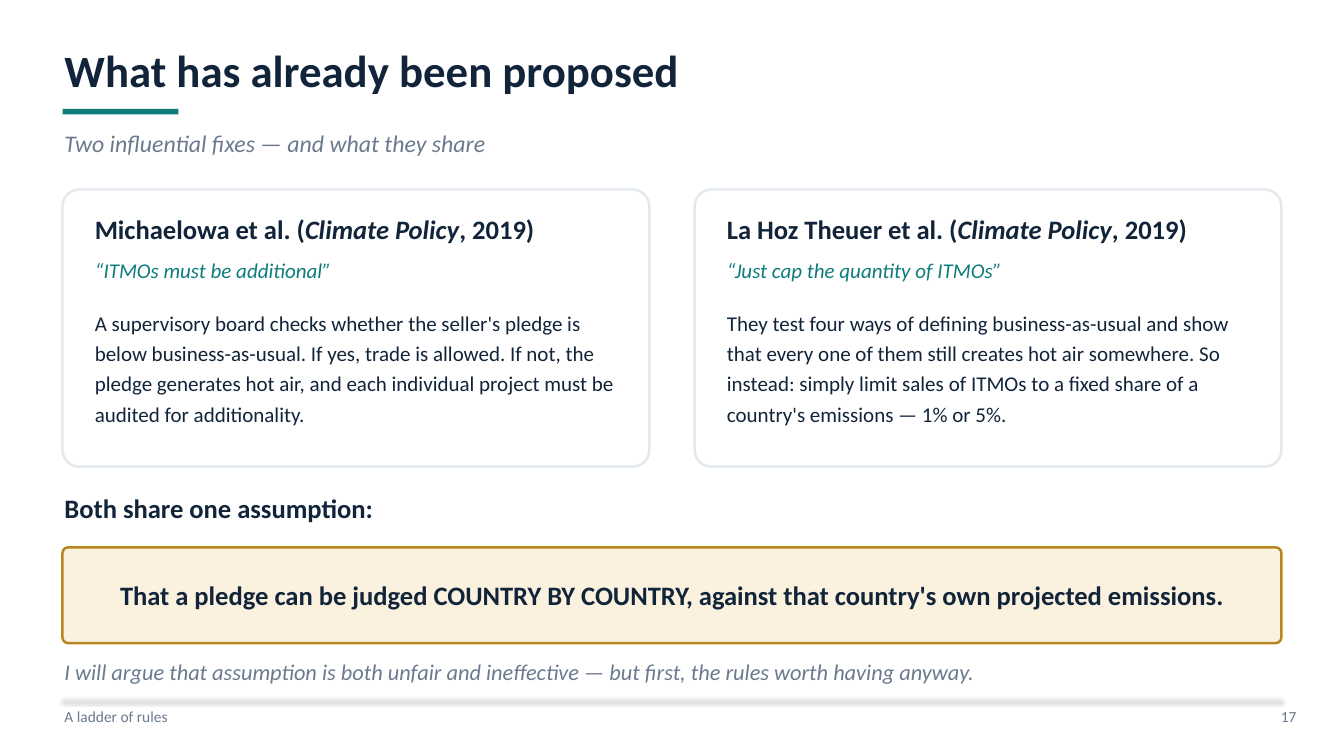
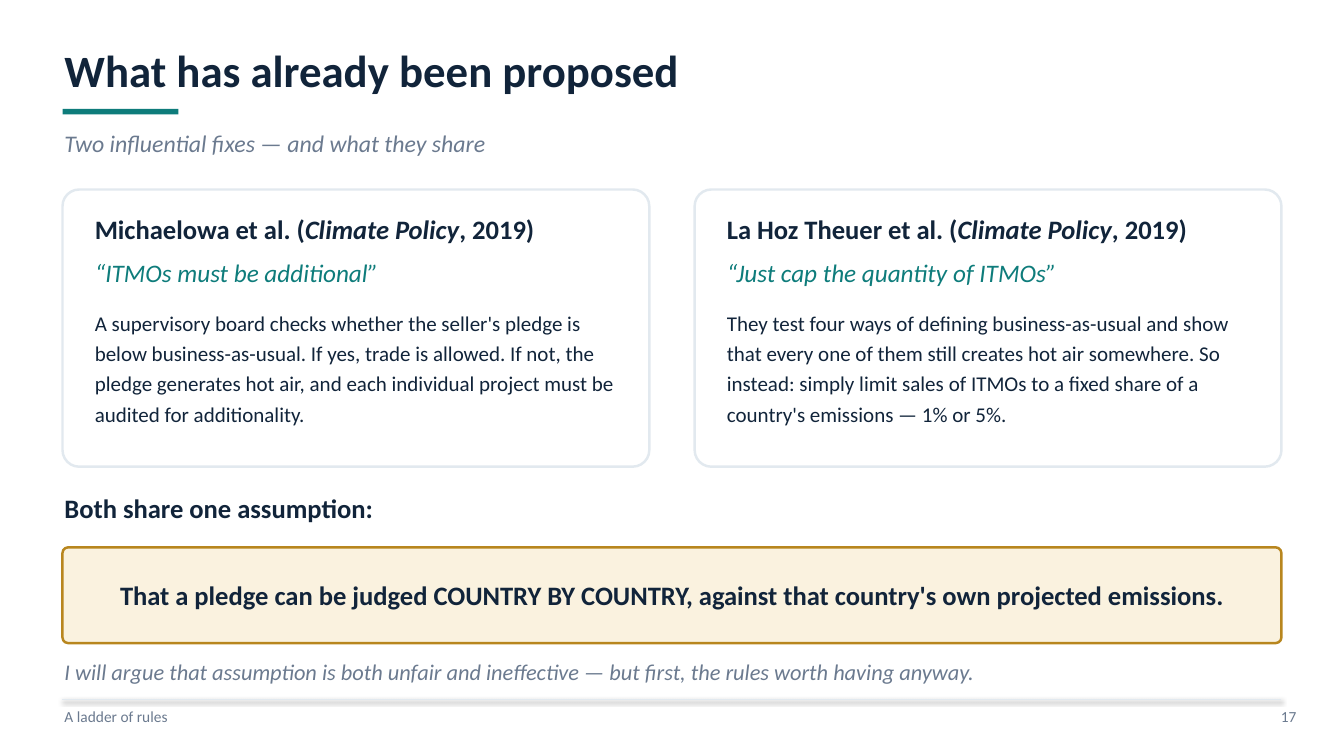
Before and after one commit to bixiou/global_tax_attitudes, a slide deck: slide 17 of presentations/itmo_rules.pptx. Drawn at 1344x756 pixels with LibreOffice and Linux fonts; fonts in the diff are those of the drawing. Boxes give left, top, right and bottom in pixels: in the first picture for what was removed or moved away, otherwise in the second. Text is boxed around its words. In the diff, an @@ line names an element or a change of style, - is before the commit and + after.

```diff
--- a/presentations/itmo_rules.pptx
+++ b/presentations/itmo_rules.pptx
@@ text "“ITMOs must be additional”" at (95, 264, 378, 282): size 15 to 18 pt @@
@@ text "“Just cap the quantity of ..." at (727, 264, 1056, 286): size 15 to 18 pt @@
```
Also in this commit, not shown: 5 other slides changed, 3 other files.
